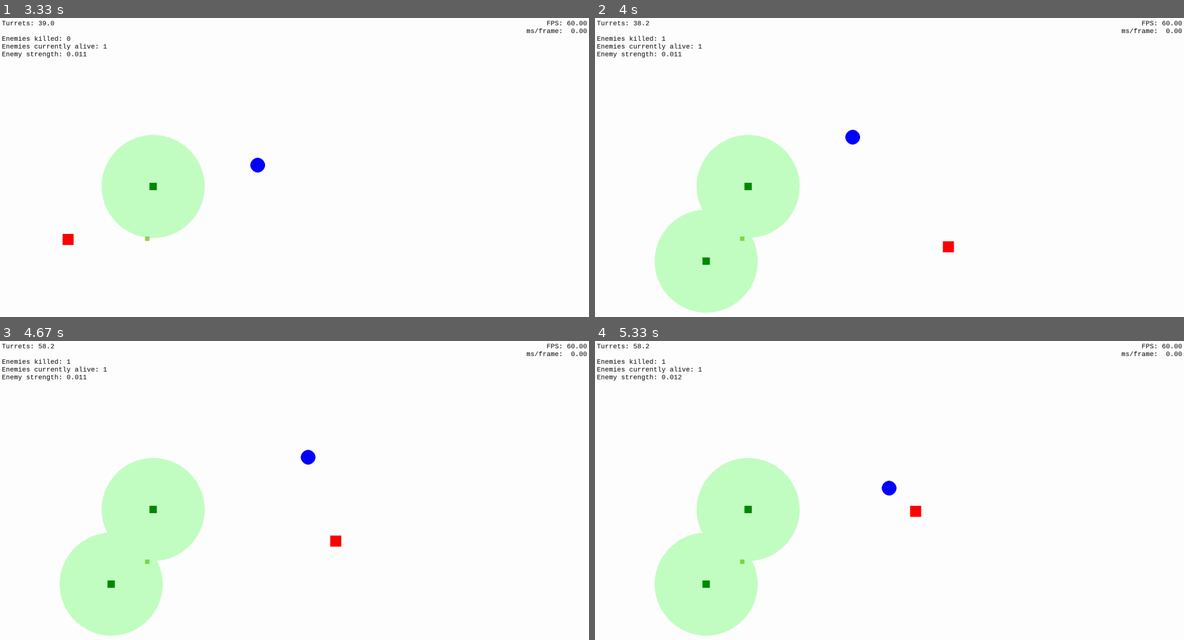
Above: before the commit, frames 1-4 (two rows, left to right).
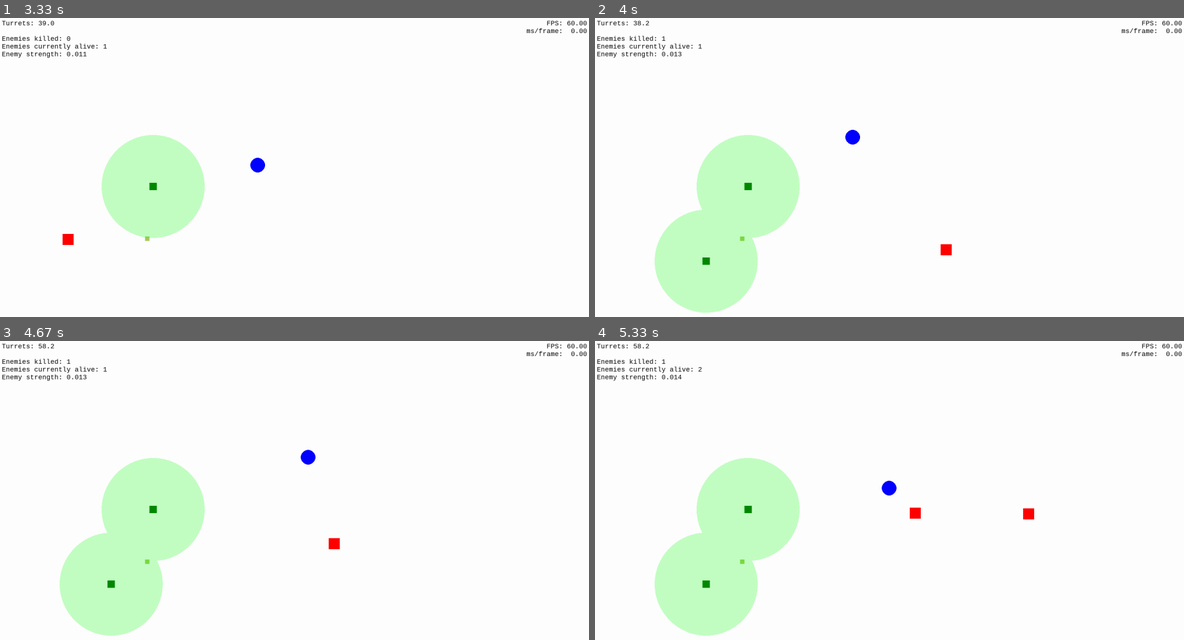
Above: after the commit, the same moments.

Repository: MarcellPerger1/game_with_pygame
Game: pygame game, started from main.py
Two runs of this game, one before a commit and one after it. Both use one fixed random seed, a clock stepped at 60 frames per second and the inputs below.
Inputs (mouse positions are in pixels of both pictures, inside the frame that each line leads up to):
- Up to frame 1 (3.33 s): hold Right 0.33-0.8 s; hold Up 0.83-1.13 s; hold Right 1.17-1.63 s; hold Left 1.67-2.2 s; tap T at 1.82, 3.05 s; click (153, 185) at 2.28 s; hold Down 2.57-2.87 s; hold Left 2.9-3.3 s
- Up to frame 2 (4 s): click (706, 260) at 3.38 s; hold Up from 3.67 s (still down)
- Up to frame 3 (4.67 s): release Up at 4.03 s; hold Right from 4.07 s (still down); tap T at 4.22 s
- Up to frame 4 (5.33 s): release Right at 4.7 s; hold Down 4.73-5.1 s; hold Left from 5.13 s (still down)

Frame 1 is identical in both runs. In frame 2, less than 0.1% of the frame differs, in the area x 14-61%, y 11-80%; in frame 3, less than 0.1%; in frame 4, 0.1%, in the area x 14-75%, y 8-60%.

Commit message:
fix: Use `enemy.max_hp` in `on_kill_enemy`

Diff:
--- a/enemy_spawn_mgr.py
+++ b/enemy_spawn_mgr.py
@@ -57,7 +57,7 @@
     def on_kill_enemy(self, enemy: EnemyWithHealth):
         if not self.enabled:
             return
-        self.strength += enemy.health * 0.005
+        self.strength += enemy.max_hp * 0.002
 
     def spawn_enemy(self):
         angle = random.uniform(0, 360)
